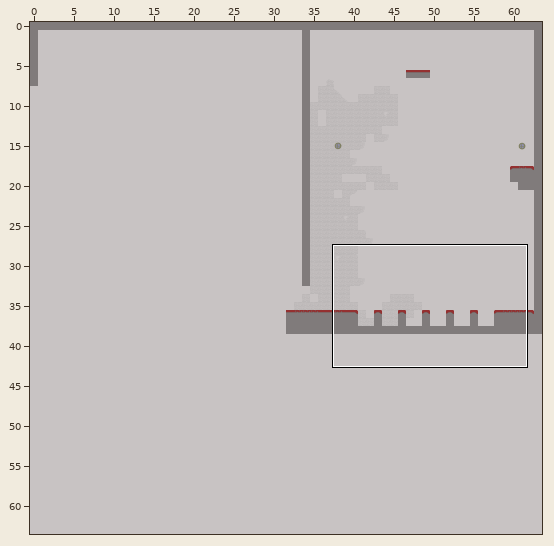
A Tiled map gets an edit: freeVikings/locs/DefaultCampaign/TechnoLevelSet/StairsToHell/stairs_loc.tmx. The first picture is a wide view before the edit; the outline marks the close-up.
Close-up. First the earlier version:
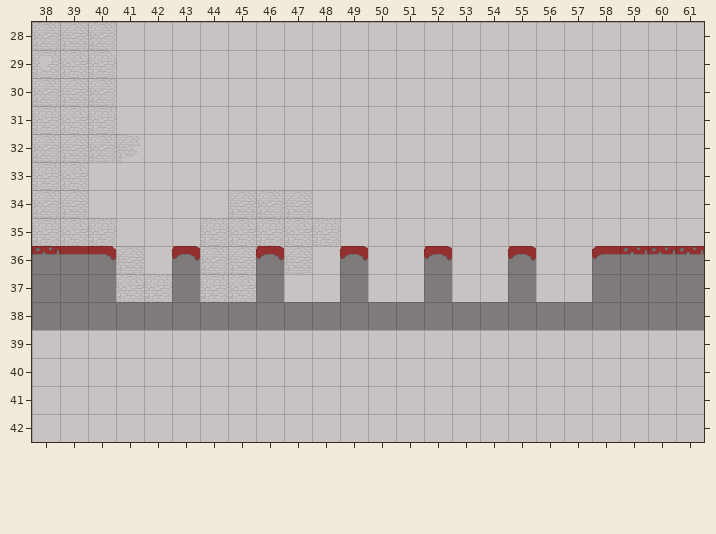
Cells are 40x40 px. Shown: x 38..61, y 28..42.
The result:
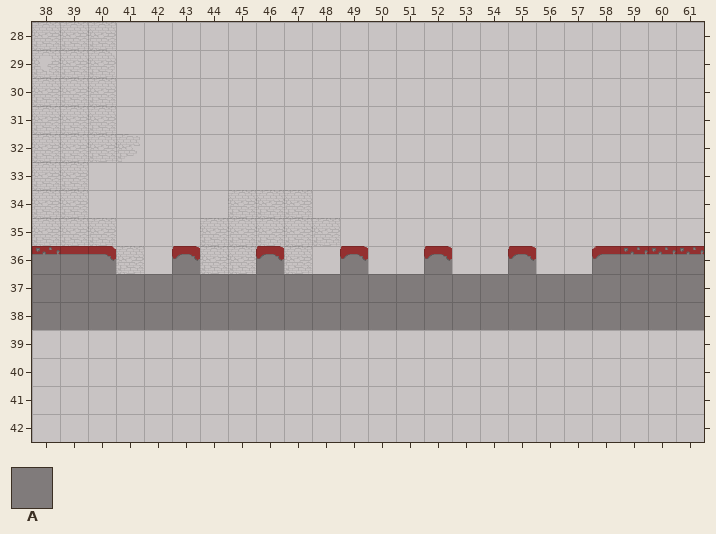
Key: from "Untitled": A 0.
_ is an empty cell.
Difference:
Layer "Layer 0":
Tile A now appears in row 37 at x 41 to 42, 44 to 45, 47 to 48, 50 to 51, 53 to 54 and 56 to 57.
Boxes around the changes in both close-ups, in picture pixels (x1, y1, x2, y2):
added: (116, 274, 172, 302)
added: (200, 274, 256, 302)
added: (284, 274, 340, 302)
added: (368, 274, 424, 302)
added: (452, 274, 508, 302)
added: (536, 274, 592, 302)
